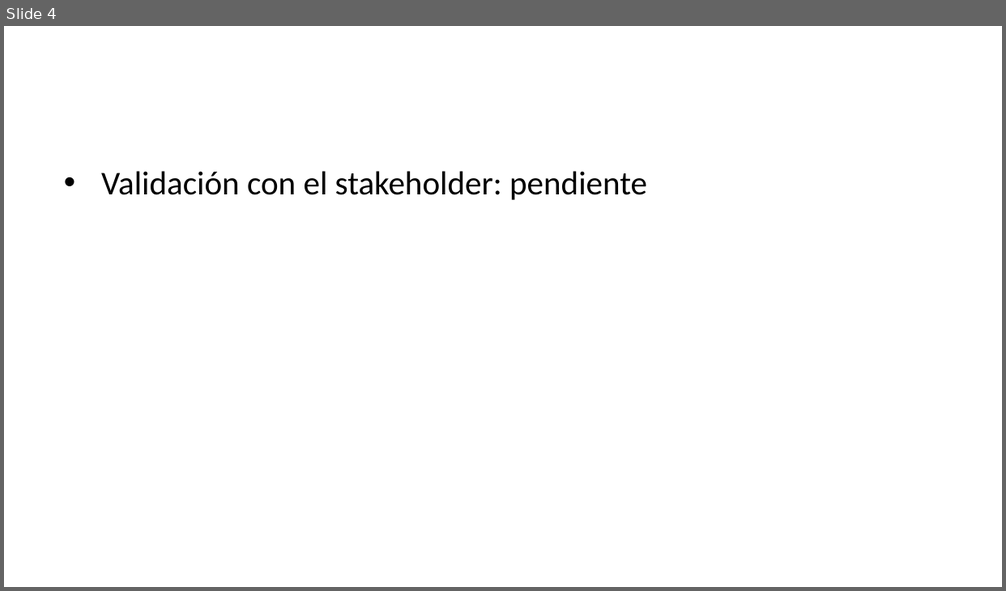
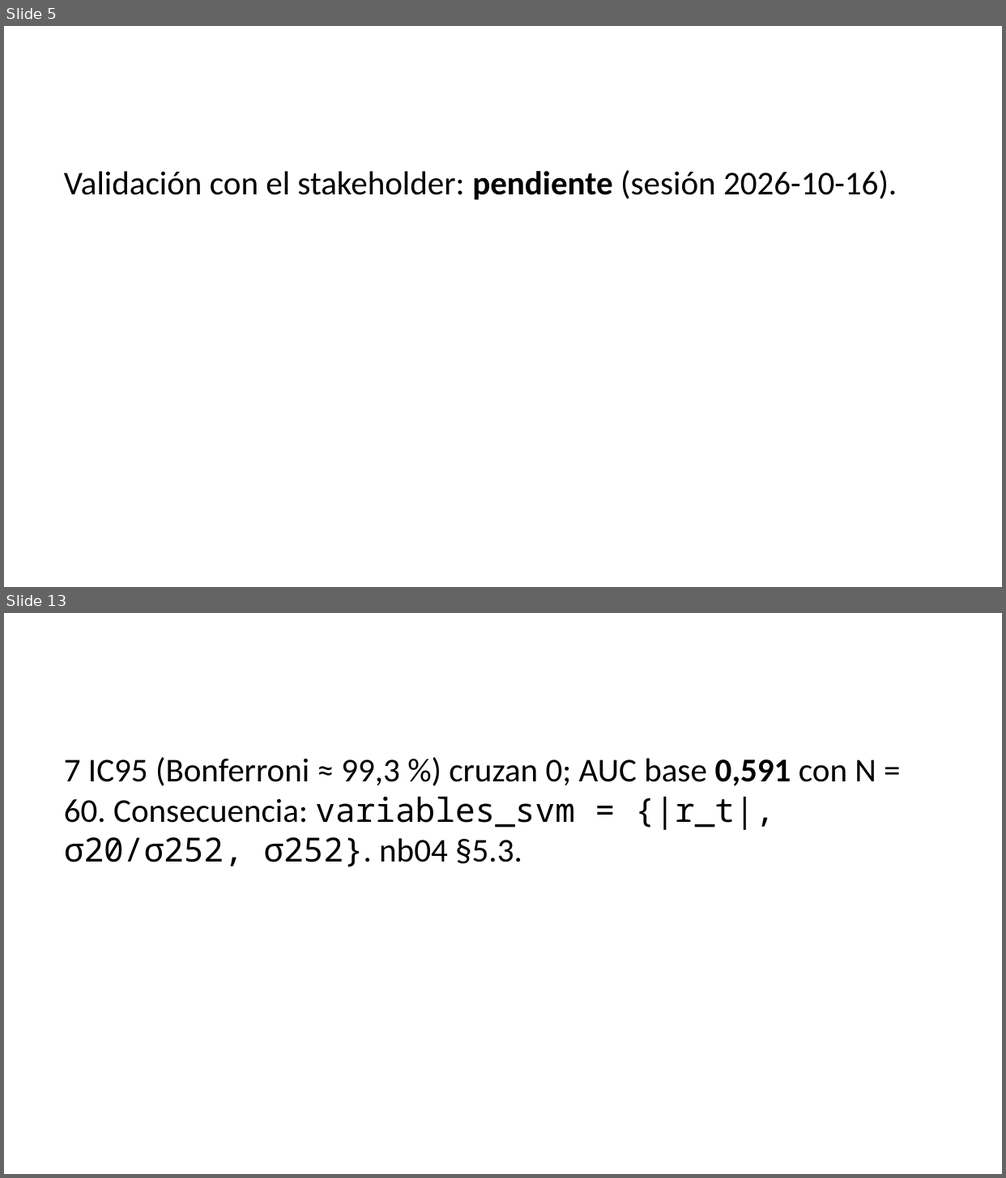
Before and after one commit to louis97/asistente-financiero, a slide deck: entregables/entrega_1/presentacion.pptx. Shown one above the other, each under a label of ours: slide 4 before the commit, slides 5 and 13 after it; the slides between them are not shown. The pictures are 1006x591 and 1006x1178 pixels, drawn with LibreOffice and Linux fonts; fonts in the diff are those of the drawing. Boxes give left, top, right and bottom in pixels: in the first picture for what was removed or moved away, otherwise in the second. Text is boxed around its words. In the diff, an @@ line names an element or a change of style, - is before the commit and + after.

```diff
--- a/entregables/entrega_1/presentacion.pptx
+++ b/entregables/entrega_1/presentacion.pptx
@@ slide 13 added at (4, 613, 1002, 1174), background #FFFFFF @@
@@ text added at (64, 757, 876, 867), 24 pt, text #000000 @@
+7 IC95 (Bonferroni ≈ 99,3 %) cruzan 0; AUC base 0,591 con N = 60. Consecuencia: variables_svm = {|r_t|, σ20/σ252, σ252}. nb04 §5.3.
@@ what was slide 4 is now slide 5 @@
@@ slide 5 changed as well @@
@@ text at (64, 170, 897, 200): text changed @@
-• Validación con el stakeholder: pendiente
+Validación con el stakeholder: pendiente (sesión 2026-10-16).
```
Also in this commit, not shown: 5 other slides changed, 7 other slides added, 6 slides removed, 7 other files.
